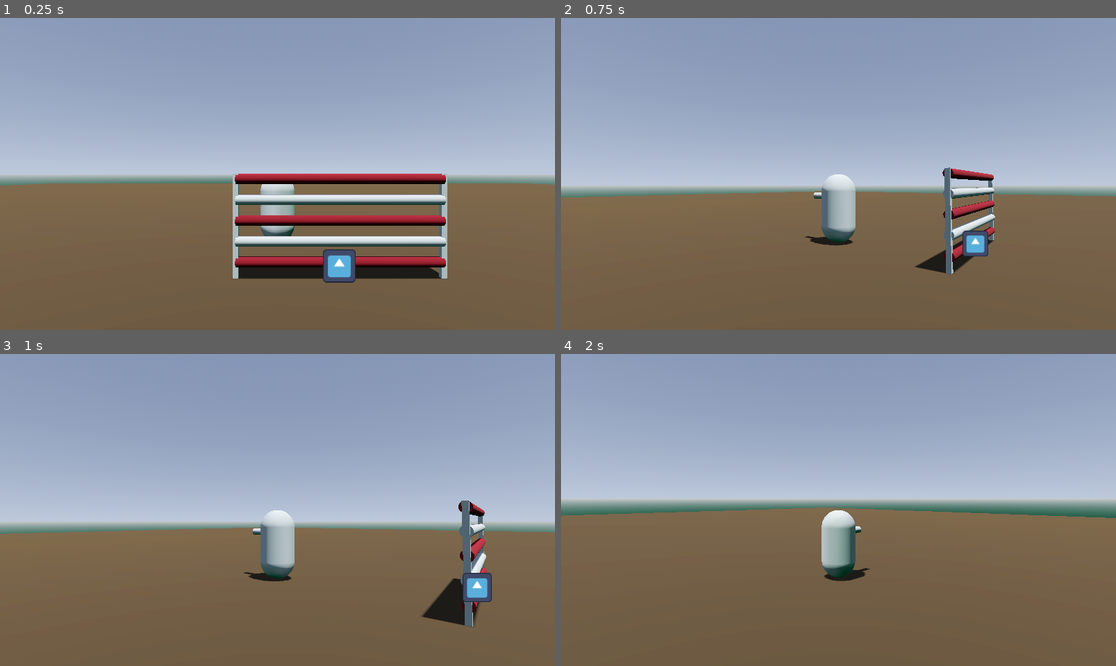
Above: before the commit, frames 1-4 (two rows, left to right).
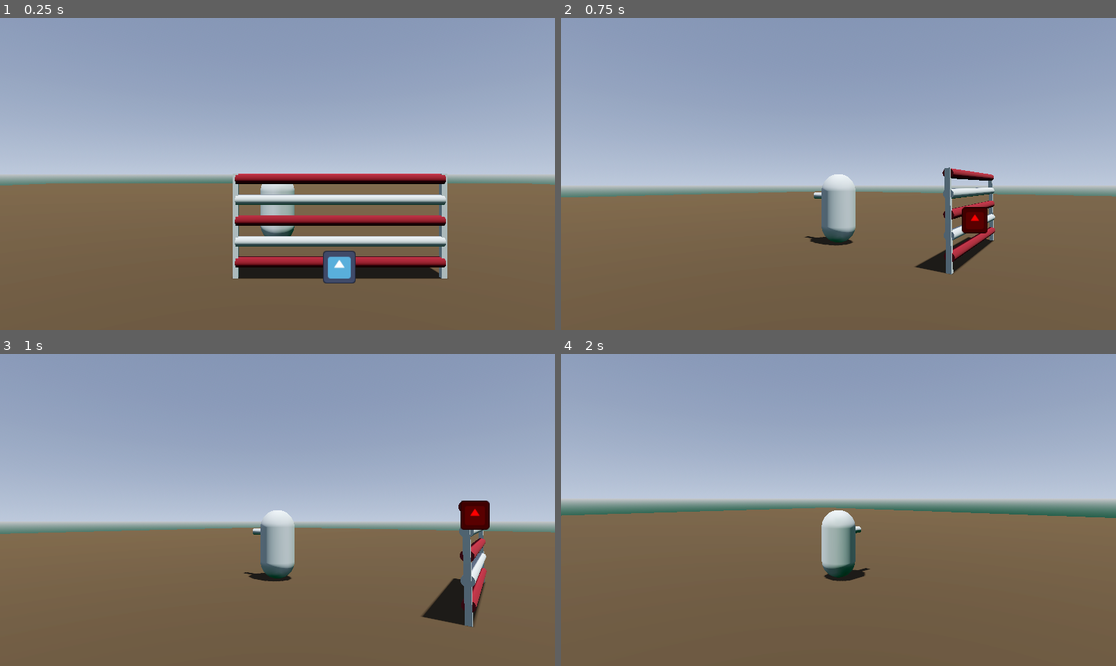
Above: after the commit, the same moments.

Repository: annasohva/PonyJump
Game: Godot game, scene res://game/main.tscn
Same seed, same stepped clock (60 frames per second), same inputs: the game is played once before the commit and once after it. The engine's default icon, where the game draws it, is replaced by a stand-in: a white triangle on a blue panel in a dark square.
Inputs (mouse positions are in pixels of both pictures, inside the frame that each line leads up to):
- Up to frame 1 (0.25 s): no input
- Up to frame 2 (0.75 s): tap Enter at 0.5 s; move the mouse to (866, 174) at 0.52 s; hold W (forward) from 0.53 s (still down); hold Space (jump) from 0.53 s (still down)
- Up to frame 3 (1 s): keep holding W (forward); keep holding Space (jump)
- Up to frame 4 (2 s): keep holding W (forward); move the mouse to (810, 510) at 1.27 s; release Space (jump) at 1.28 s; tap Space (jump) at 1.35, 1.52, 1.82 s

The runs differ from the first frame. In frame 1, 0.2% of the frame differs, in the area x 58-65%, y 74-86%; in frame 2, 0.7%; in frame 3, 0.9%, in the area x 82-89%, y 46-80%; in frame 4, nothing differs.

Commit message:
Progress on the obstacle course gameplay loop

Diff:
--- a/actors/horse/horse.gd
+++ b/actors/horse/horse.gd
@@ -15,7 +15,6 @@
 
 var current_gait: Gaits = Gaits.Stop
 var jump_curve: Curve3D = Curve3D.new()
-var obstacle_height: float = 0
 var current_obstacle: Obstacle = null
 
 var timer: float = 0
@@ -71,9 +70,6 @@
 		current_gait = clamp(current_gait - 1, Gaits.Back, Gaits.Gallop)
 		adjust_speed()
 
-	if Input.is_action_just_released("jump"):
-		jump_charge = 0
-
 
 func adjust_speed():
 	match current_gait:
@@ -92,13 +88,11 @@
 
 
 func on_jumping_area_entered(obstacle: Obstacle, landing_pos: Vector3):
-	obstacle_height = obstacle.get_obstacle_height()
 	jump_landing_pos = landing_pos
 	current_obstacle = obstacle
 
 
 func on_jumping_area_exited():
-	obstacle_height = 0
 	jump_landing_pos = Vector3.ZERO
 	current_obstacle = null
 
@@ -115,7 +109,7 @@
 	var distance_to_obstacle := (current_obstacle.global_position - global_position).length()
 	var jump_pos_weight := distance_to_obstacle / jump_length
 	var jump_height_pos := global_position.lerp(jump_landing_pos, jump_pos_weight)
-	jump_height_pos.y += obstacle_height + JUMP_HEIGHT_OFFSET
+	jump_height_pos.y += jump_charge + JUMP_HEIGHT_OFFSET
 
 	# Adding jump trajectory points to the curve
 	jump_curve.add_point(global_position)
@@ -136,8 +130,13 @@
 	if Input.is_action_pressed("jump"):
 		jump_charge += delta * JUMP_CHARGE_SPEED
 
-	if Input.is_action_just_pressed("jump") and can_jump():
-		calculate_jump_curve()
+	if Input.is_action_just_released("jump"):
+		if can_jump():
+			calculate_jump_curve()
+			EventSystem.OBS_jumped.emit(jump_charge)
+		jump_charge = 0
+
+	EventSystem.OBS_charge_jump.emit(jump_charge)
 
 	if (is_jumping): # Update horse position while jumping
 		timer += delta * JUMP_VELOCITY
--- a/actors/obstacle/obstacle.gd
+++ b/actors/obstacle/obstacle.gd
@@ -23,7 +23,7 @@
 
 var indicator_min: float:
 	get:
-		return poles[0].position.y
+		return poles[0].position.y -.1
 
 var indicator_value: float:
 	get:
@@ -57,6 +57,20 @@
 }
 
 
+func handle_jump(jump_height: float) -> void:
+	indicator.visible = false
+	for pole in poles:
+		if pole.visible:
+			if pole.position.y > jump_height: pole.fall(Vector3.FORWARD)
+
+
+func set_activate(activate: bool) -> void:
+	indicator_value = 0
+	indicator.visible = activate
+	for pole in poles:
+		pole.set_collision_layer_value(1, !activate)
+
+
 func get_indicator_position() -> IndicatorPosition:
 	if indicator.position.y < poles[0].position.y + .001:
 		return IndicatorPosition.Default
@@ -73,12 +87,12 @@
 
 
 func _on_jumping_area_1_body_entered(body: Node3D) -> void:
-	if body is Horse:
+	if body is Horse && indicator.visible:
 		EventSystem.OBS_jumping_area_entered.emit(self, landing_pos1.global_position)
 
 
 func _on_jumping_area_2_body_entered(body: Node3D) -> void:
-	if body is Horse:
+	if body is Horse && indicator.visible:
 		EventSystem.OBS_jumping_area_entered.emit(self, landing_pos2.global_position)
 
 
--- a/actors/obstacle/obstacle.tscn
+++ b/actors/obstacle/obstacle.tscn
@@ -74,8 +74,8 @@
 
 [node name="Pole5" type="RigidBody3D" parent="."]
 transform = Transform3D(-4.37114e-08, -1, 0, 1, -4.37114e-08, 0, 0, 0, 1, 0, 1.9, 0)
-collision_layer = 2
-collision_mask = 2
+collision_layer = 3
+collision_mask = 3
 freeze = true
 script = ExtResource("2_hh74y")
 
@@ -87,8 +87,8 @@
 
 [node name="Pole4" type="RigidBody3D" parent="."]
 transform = Transform3D(-4.37114e-08, -1, 0, 1, -4.37114e-08, 0, 0, 0, 1, 0, 1.5, 0)
-collision_layer = 2
-collision_mask = 2
+collision_layer = 3
+collision_mask = 3
 freeze = true
 script = ExtResource("2_hh74y")
 
@@ -100,8 +100,8 @@
 
 [node name="Pole3" type="RigidBody3D" parent="."]
 transform = Transform3D(-4.37114e-08, -1, 0, 1, -4.37114e-08, 0, 0, 0, 1, 0, 1.1, 0)
-collision_layer = 2
-collision_mask = 2
+collision_layer = 3
+collision_mask = 3
 freeze = true
 script = ExtResource("2_hh74y")
 
@@ -113,8 +113,8 @@
 
 [node name="Pole2" type="RigidBody3D" parent="."]
 transform = Transform3D(-4.37114e-08, -1, 0, 1, -4.37114e-08, 0, 0, 0, 1, 0, 0.7, 0)
-collision_layer = 2
-collision_mask = 2
+collision_layer = 3
+collision_mask = 3
 freeze = true
 script = ExtResource("2_hh74y")
 
@@ -126,8 +126,8 @@
 
 [node name="Pole1" type="RigidBody3D" parent="."]
 transform = Transform3D(-4.37114e-08, -1, 0, 1, -4.37114e-08, 0, 0, 0, 1, 0, 0.3, 0)
-collision_layer = 2
-collision_mask = 2
+collision_layer = 3
+collision_mask = 3
 freeze = true
 script = ExtResource("2_hh74y")
 
@@ -139,6 +139,7 @@
 
 [node name="Indicator" type="Sprite3D" parent="."]
 transform = Transform3D(1, 0, 0, 0, 1, 0, 0, 0, 1, 0, 0.2252, 0)
+visible = false
 pixel_size = 0.005
 billboard = 1
 double_sided = false
--- a/actors/obstacle/pole.gd
+++ b/actors/obstacle/pole.gd
@@ -3,4 +3,6 @@
 
 
 func fall(direction: Vector3):
+	freeze = false
 	apply_central_impulse(direction)
+	set_collision_layer_value(1, false)
--- a/game/event_system.gd
+++ b/game/event_system.gd
@@ -5,3 +5,5 @@
 
 signal OBS_jumping_area_entered
 signal OBS_jumping_area_exited
+signal OBS_charge_jump
+signal OBS_jumped
--- /dev/null
+++ b/game/managers/obstacle_course_manager.gd
@@ -0,0 +1,28 @@
+extends Node
+
+
+@export var obstacles: Array[Obstacle]
+
+var current_obstacle: int = 0
+
+func _ready() -> void:
+	EventSystem.OBS_charge_jump.connect(charge_jump)
+	EventSystem.OBS_jumped.connect(handle_jump)
+	obstacles[current_obstacle].set_activate(true)
+
+
+func charge_jump(charge_amount: float):
+	if current_obstacle >= obstacles.size(): return
+	obstacles[current_obstacle].indicator_value = charge_amount
+
+
+func handle_jump(jump_height: float):
+	if current_obstacle >= obstacles.size(): return
+	obstacles[current_obstacle].handle_jump(jump_height)
+	activate_next_obstacle()
+
+
+func activate_next_obstacle() -> void:
+	current_obstacle += 1
+	if current_obstacle >= obstacles.size(): current_obstacle = 0
+	obstacles[current_obstacle].set_activate(true)
--- a/levels/jumping_arena_1/jumping_arena_1.tscn
+++ b/levels/jumping_arena_1/jumping_arena_1.tscn
@@ -1,6 +1,7 @@
-[gd_scene load_steps=9 format=3 uid="uid://cl0qeocx6gpnl"]
+[gd_scene load_steps=10 format=3 uid="uid://cl0qeocx6gpnl"]
 
 [ext_resource type="PackedScene" uid="uid://dctqvp1pympjo" path="res://actors/horse/horse.tscn" id="1_7a7xo"]
+[ext_resource type="Script" uid="uid://cte0wod8q0g6x" path="res://game/managers/obstacle_course_manager.gd" id="1_suqwx"]
 [ext_resource type="PackedScene" uid="uid://bgq4i734dmumc" path="res://actors/obstacle/obstacle.tscn" id="2_eg61u"]
 
 [sub_resource type="WorldBoundaryShape3D" id="WorldBoundaryShape3D_7a7xo"]
@@ -34,7 +35,9 @@
 fog_depth_curve = 1.7411
 fog_depth_begin = 0.0
 
-[node name="JumpingArena1" type="Node3D"]
+[node name="JumpingArena1" type="Node3D" node_paths=PackedStringArray("obstacles")]
+script = ExtResource("1_suqwx")
+obstacles = [NodePath("Obstacle"), NodePath("Obstacle2"), NodePath("Obstacle3"), NodePath("Obstacle4"), NodePath("Obstacle5")]
 
 [node name="StaticBody3D" type="StaticBody3D" parent="."]
 collision_layer = 7
Not shown, added: game/managers/obstacle_course_manager.gd.uid
